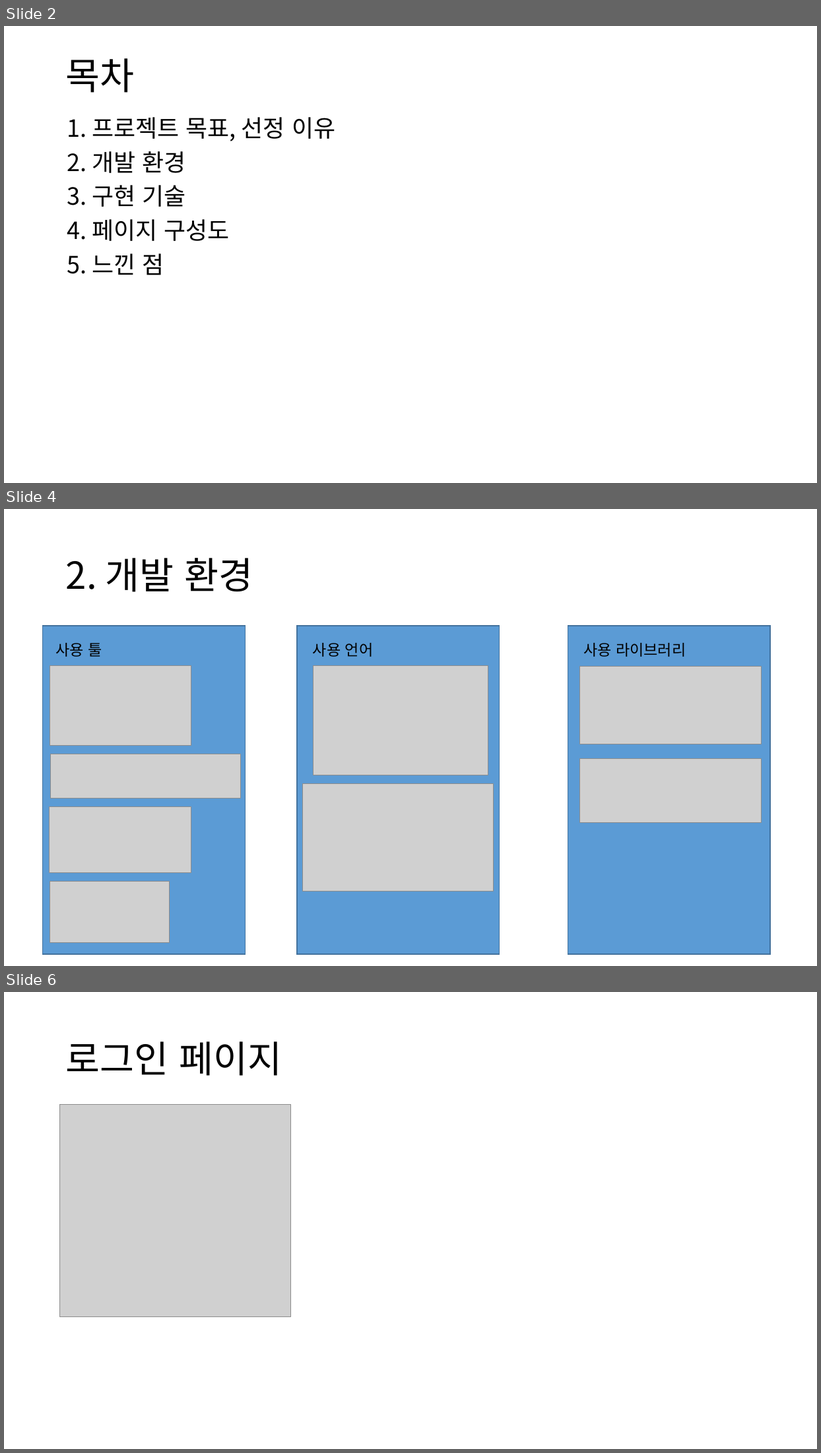
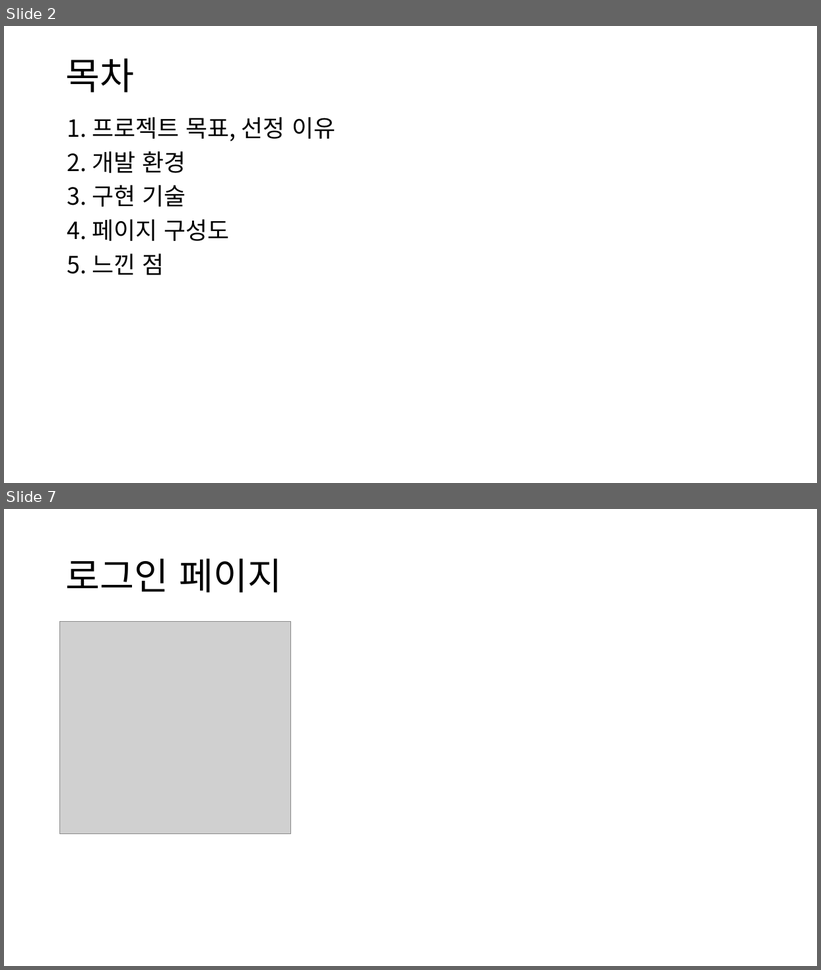
Before and after one commit to NALASAI/SelfIntroduction, a slide deck: 1조 project 포트폴리오(이력서용).pptx. Shown one above the other, each under a label of ours: slides 2, 4 and 6 before the commit, slides 2 and 7 after it; the slides between them are not shown. The pictures are 821x1453 and 821x970 pixels, drawn with LibreOffice and Linux fonts; fonts in the diff are those of the drawing; grey boxes stand for pictures. Boxes give left, top, right and bottom in pixels: in the first picture for what was removed or moved away, otherwise in the second. Text is boxed around its words. In the diff, an @@ line names an element or a change of style, - is before the commit and + after.

```diff
--- a/1조 project 포트폴리오(이력서용).pptx
+++ b/1조 project 포트폴리오(이력서용).pptx
@@ slide 4 removed at bbox=[4, 509, 817, 966], background #FFFFFF @@
@@ title removed at bbox=[66, 558, 253, 592] @@
-2. 개발 환경
@@ rectangle removed at bbox=[43, 626, 246, 955] @@
@@ rectangle removed at bbox=[297, 626, 499, 955] @@
@@ rectangle removed at bbox=[568, 626, 771, 955] @@
@@ text removed at bbox=[56, 643, 102, 657] @@
-사용 툴
@@ text removed at bbox=[313, 643, 374, 657] @@
-사용 언어
@@ text removed at bbox=[583, 643, 686, 657] @@
-사용 라이브러리
@@ picture removed at bbox=[50, 666, 191, 746] @@
@@ picture removed at bbox=[314, 666, 488, 776] @@
@@ picture removed at bbox=[580, 666, 762, 745] @@
@@ picture removed at bbox=[51, 755, 242, 799] @@
@@ picture removed at bbox=[580, 759, 762, 823] @@
@@ picture removed at bbox=[303, 784, 494, 891] @@
@@ picture removed at bbox=[49, 807, 191, 873] @@
@@ picture removed at bbox=[50, 882, 169, 943] @@
@@ what was slide 6 is now slide 7 @@
```
Also in this commit, not shown: 5 slides changed, 3 slides added, 4 other files.
